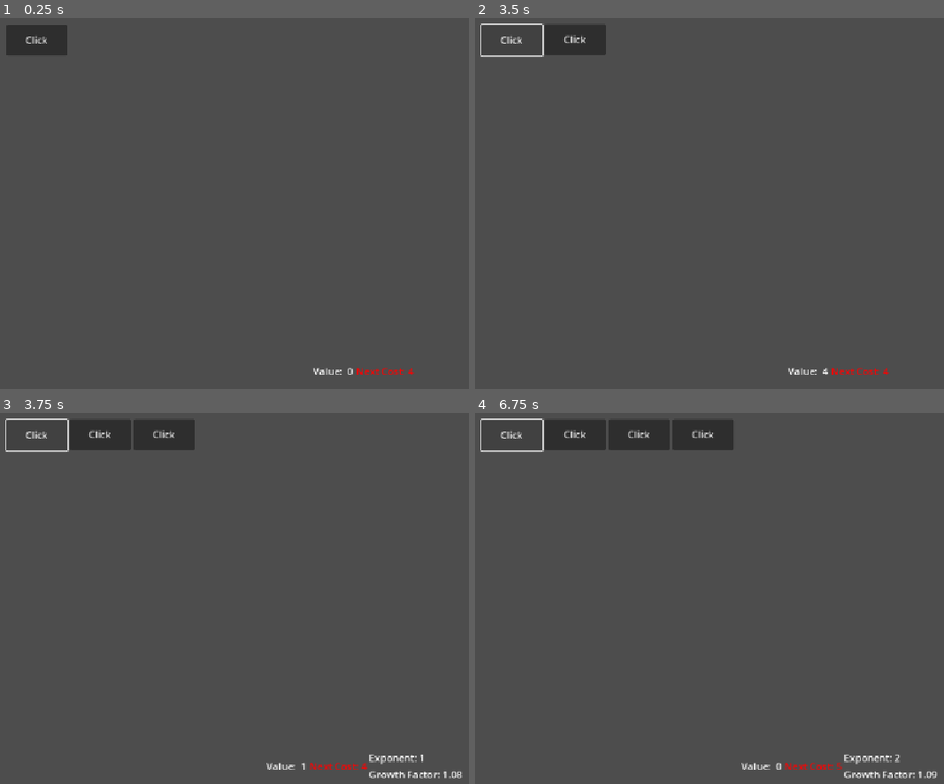
Above: before the commit, frames 1-4 (two rows, left to right).
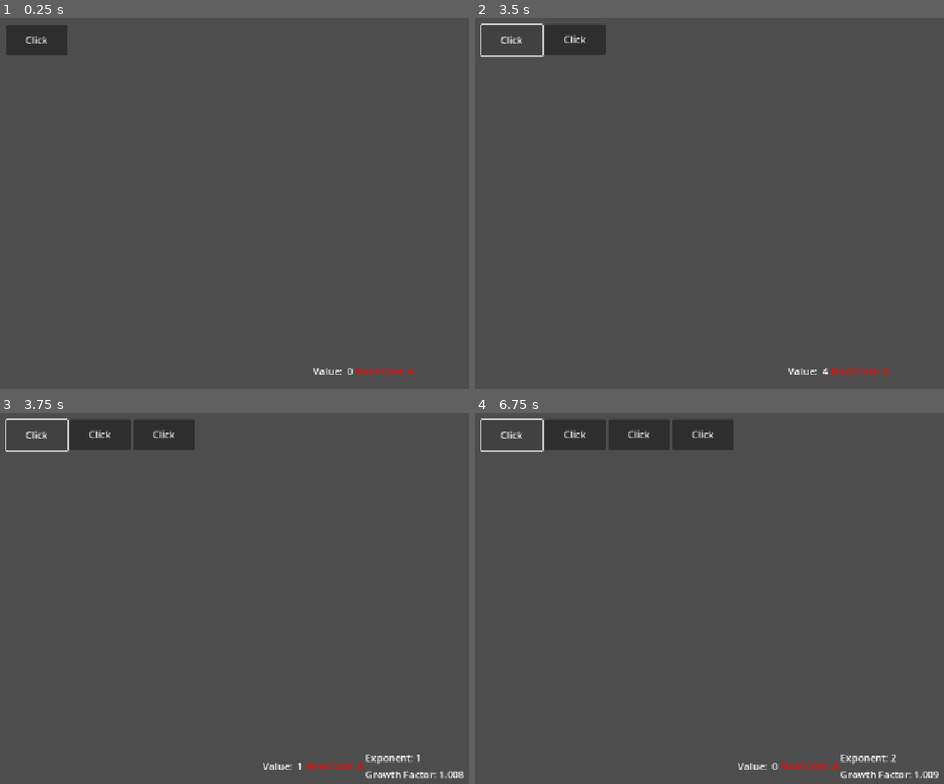
Above: after the commit, the same moments.

Repository: psantimauro/godotProjects
Game: Godot game, scene res://node_2d.tscn
The game is run twice, just before and just after one commit, with the same random seed, the same clock (stepped at 60 frames per second) and the same inputs.
Inputs:
- Up to frame 1 (0.25 s): no input
- Up to frame 2 (3.5 s): click "Click" at 0.5 s; click "Click" at 1.25 s; click "Click" at 2 s; tap Enter at 2.75 s
- Up to frame 3 (3.75 s): tap Space at 3.5 s
- Up to frame 4 (6.75 s): tap Enter at 4.25, 5.75 s; tap Space at 5, 6.5 s

Frames 1-2 are identical in both runs. In frame 3, 0.7% of the frame differs, in the area x 56-99%, y 92-99%; in frame 4, 0.7%.

Commit message:
Moved behavoir to number manager

Diff:
--- /dev/null
+++ b/Presto/Managers/NumberManager.gd
@@ -0,0 +1,61 @@
+extends Node
+
+signal new_button_unlocked
+signal presto_enable
+signal next_cost_change
+signal growth_rate_change
+signal expontent_change
+signal number_change
+var time_factor = 5
+var presto = 0
+var presti_count = 1
+
+var growth_rate = 1.007:
+	set(g):
+		growth_rate = g
+		growth_rate_change.emit(growth_rate)
+var cost_base = 4
+var cost_next = cost_base
+var expontent = 0:
+	set(e):
+		expontent = e
+		expontent_change.emit(expontent)
+var number = 0:
+	set(n):
+		number = n
+		number_change.emit(number)
+
+func presti_reset():
+	time_factor = 5
+	number = 0
+	cost_base = 4
+	presti_count += 1
+	expontent= presti_count
+
+func increase_numer(num  = 1):
+	number += num
+	time_factor -= (0.001 * presto)
+
+func button_runtime():
+	var base = expontent
+	if expontent == 0:
+		base =1
+	var val = int(10/base)
+	if val < 0.1:
+		val = 0.1
+	return val
+
+func get_button_value(num):
+	return int(num / growth_rate)+1
+
+func _process(delta: float) -> void:
+	cost_next = cost_base * pow(growth_rate ,expontent)
+	next_cost_change.emit(cost_next)
+	if cost_next < number:
+		new_button_unlocked.emit()
+		expontent += 1
+		cost_base = cost_next
+		growth_rate += 0.001
+		number -= cost_next
+	if expontent >= 9:
+		presto_enable.emit()
--- a/Presto/clickable_timer_progress_bar.tscn
+++ b/Presto/clickable_timer_progress_bar.tscn
@@ -10,8 +10,6 @@
 anchor_bottom = 1.0
 grow_horizontal = 2
 grow_vertical = 2
-size_flags_horizontal = 3
-size_flags_vertical = 3
 script = ExtResource("1_5w0qp")
 
 [node name="ProgressBar" type="ProgressBar" parent="."]
--- a/Presto/node_2d.gd
+++ b/Presto/node_2d.gd
@@ -3,90 +3,79 @@
 @onready var button: Button = %Button
 @onready var button_container: GridContainer = $VBoxContainer
 @onready var _0: ClickableProgressBar = $"VBoxContainer/0"
-var presto = 0
-var growth_rate = 1.07:
-	set(g):
-		growth_rate = g
-		%growth_factor.text = "Growth Factor: "+ str(growth_rate)
-var cost_base = 4
 
-var expontent = 0:
-	set(e):
-		expontent = e
-		%Exponent.text = "Exponent: "+ str(e)
-var number = 0:
-	set(n):
-		number = n
-		%Value.text = str(int(number))
 
-var time_factor = 5
 func _ready() -> void:
 	_0.done.connect(_on_0_button_pressed)
+	NumberManager.new_button_unlocked.connect(make_new_button)
+	NumberManager.presto_enable.connect(enable_presto)
+	NumberManager.next_cost_change.connect(update_cost_next)
+	NumberManager.growth_rate_change.connect(update_growth_rate)
+	NumberManager.expontent_change.connect(update_expontent)
+	NumberManager.number_change.connect(update_number)
 
-func _process(delta: float) -> void:
-	var cost_next = cost_base * pow(growth_rate ,expontent)
-	if cost_next < number:
-		make_new_button()
-		expontent += 1
-		cost_base = cost_next
-		growth_rate += 0.01
-		number -= cost_next
-	%Cost.text = "Next Cost: " + str(int(cost_next))
-	if expontent >= 9 && !%PrestoButton.visible:
-		enable_presto()
+func update_number(number):
+	%Value.text = str(int(number))
+
+func update_expontent(expontent):
+	%Exponent.text = "Exponent: "+ str(expontent)
+
+func update_growth_rate(growth_rate = 0):
+	%growth_factor.text = "Growth Factor: %.3f " % (growth_rate)
+
+func update_cost_next ( next = 0):
+	%Cost.text = "Next Cost: " + str(int(next))
 func _on_0_button_pressed():
-	increase_numer()
+	NumberManager.increase_numer()
 	if _0.is_stopped():
-		_0.run_time = max(time_factor / growth_rate, 0.1)
+		_0.run_time = NumberManager.button_runtime()
 		_0.start()
 func _on_button_pressed() -> void:
 	if !_0.visible:
 		_0.show()
-	increase_numer()
+	NumberManager.increase_numer()
 
-func increase_numer(num  = 1):
-	number += num
-	time_factor -= (0.001 * presto)
-
+var btn_num=1
 func make_new_button():
 	var btn = CLICKABLE_TIMER_PROGRESS_BAR.instantiate()
 	button_container.add_child(btn)
 	btn.one_shot = true
-	btn.run_time = 5*expontent
-	btn.name =  str(expontent )
+	btn.run_time = NumberManager.button_runtime()
+	btn.name =  str(btn_num)
+	btn_num +=1
 	btn.done.connect( func():
 		var num = int(btn.name)
-		var val = int(num / growth_rate)+1
-		increase_numer(val)
+		var val = NumberManager.get_button_value(num)
+		NumberManager.increase_numer(val)
 		num -= 1
 		if num == -1:
 			button.emit_signal("pressed")
-
 		else:
-			var but = button_container.get_node(str(num))
-			if but.is_stopped():
-				but.run_time = max(time_factor / growth_rate, 0.1)
-				but.start()
+			var Prev_button = button_container.get_node(str(num))
+			if Prev_button.is_stopped():
+				Prev_button.run_time = NumberManager.button_runtime()
+				Prev_button.start()
 			else:
-				but.click(val)
+				Prev_button.click(val)
 	)
 
+func _on_presto_pressed() -> void:
+	NumberManager.presto +=1
+	%PrestoBar.value += 1
+	if %PrestoBar.value == 10 :
+		presti()
 
-func _on_presto_pressed() -> void:
-	presto += 1
-	%PrestoBar.value = presto
-	if %PrestoBar.value > 10:
-		presti()
 func enable_presto():
 	%PrestoButton.show()
 	%PrestoBar.show()
 
 func presti():
+	btn_num = 1
+	%PrestoBar.set_value_no_signal(0)
+	_0.stop()
 	%PrestoButton.hide()
 	%PrestoBar.hide()
-	time_factor = 5
-	expontent= 0
-	number = 0
+	NumberManager.presti_reset()
 	for child in button_container.get_children():
 		var number = int(child.name)
 		if number > 0:
--- a/Presto/node_2d.tscn
+++ b/Presto/node_2d.tscn
@@ -7,13 +7,12 @@
 script = ExtResource("1_wtcfe")
 
 [node name="VBoxContainer" type="GridContainer" parent="."]
-anchors_preset = 4
-anchor_top = 0.5
+anchors_preset = -1
 anchor_bottom = 0.5
 offset_left = 37.0
 offset_top = 54.0
-offset_right = 137.0
-offset_bottom = 104.0
+offset_right = 1089.0
+offset_bottom = 522.0
 grow_vertical = 2
 size_flags_vertical = 4
 columns = 10
@@ -22,6 +21,8 @@
 unique_name_in_owner = true
 custom_minimum_size = Vector2(100, 50)
 layout_mode = 2
+size_flags_horizontal = 0
+size_flags_vertical = 0
 text = "Click"
 
 [node name="0" parent="VBoxContainer" instance=ExtResource("2_0e48y")]
--- a/Presto/project.godot
+++ b/Presto/project.godot
@@ -15,6 +15,10 @@
 config/features=PackedStringArray("4.4", "Mobile")
 config/icon="uid://beibcf2ulhus6"
 
+[autoload]
+
+NumberManager="*res://Managers/NumberManager.gd"
+
 [display]
 
 window/stretch/mode="canvas_items"
Not shown, added: Presto/Managers/NumberManager.gd.uid
